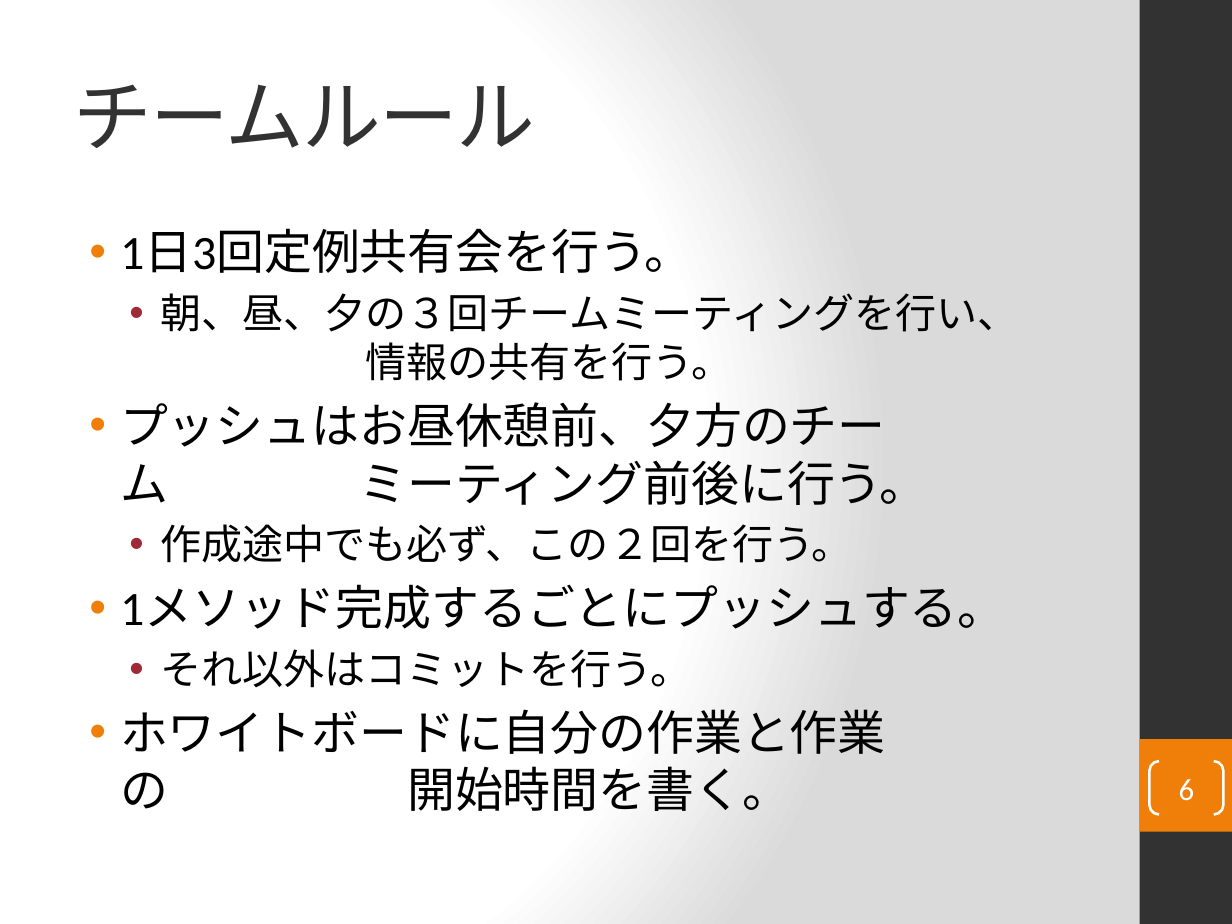
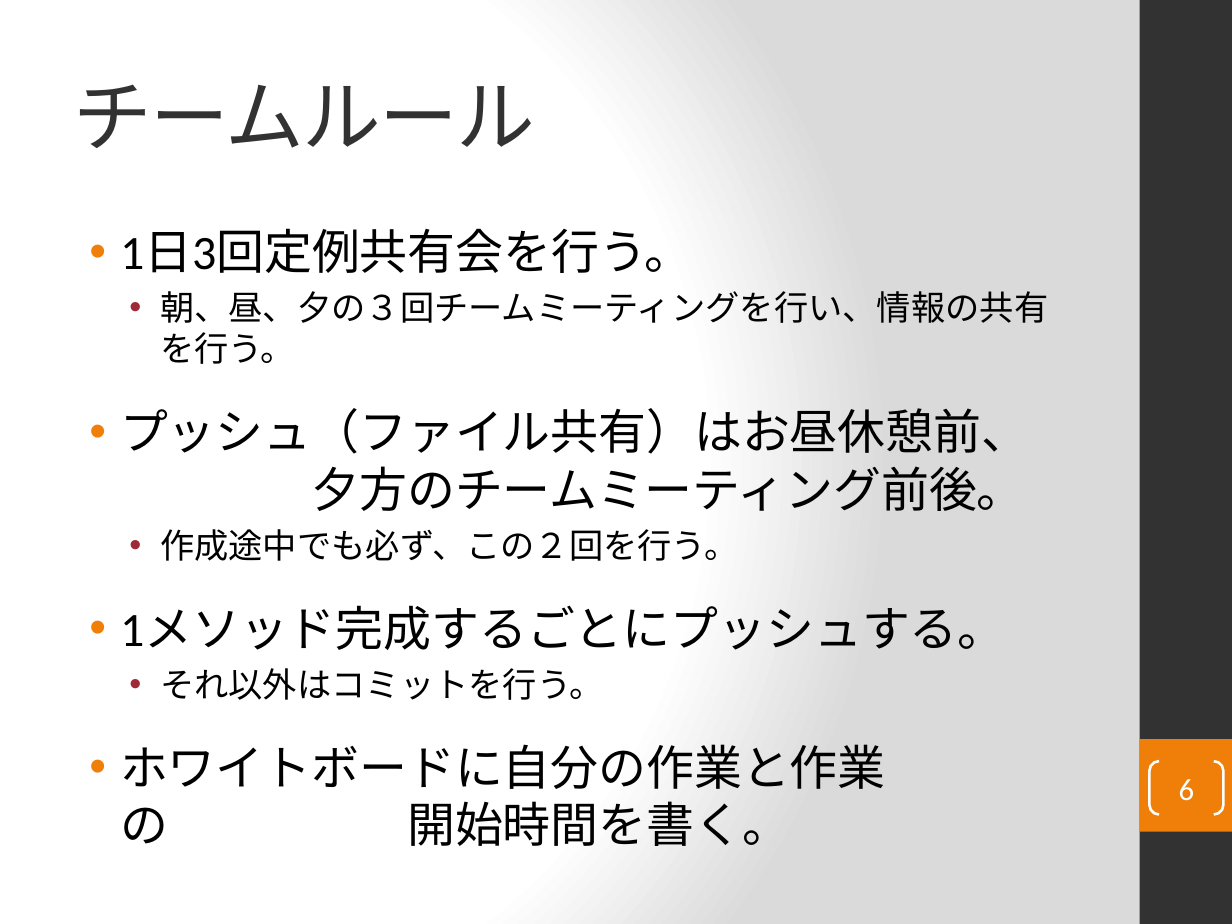
Before and after one commit to ChakaFlame/5_FGO, a slide deck: slide 6 of doc/unfinished/Presentation/5_fgoプレゼン資料.pptx. Drawn at 1232x924 pixels with LibreOffice and Linux fonts; fonts in the diff are those of the drawing. Boxes give left, top, right and bottom in pixels: in the first picture for what was removed or moved away, otherwise in the second. Text is boxed around its words. In the diff, an @@ line names an element or a change of style, - is before the commit and + after.

```diff
--- a/doc/unfinished/Presentation/5_fgoプレゼン資料.pptx
+++ b/doc/unfinished/Presentation/5_fgoプレゼン資料.pptx
@@ text at box(120, 291, 1048, 511): text changed; size 24 to 28 pt @@
-  • 朝、昼、夕の３回チームミーティングを行い、 情報の共有を行う。
-• プッシュはお昼休憩前、夕方のチーム ミーティング前後に行う。
+  • 朝、昼、夕の３回チームミーティングを行い、情報の共有を行う。
+• プッシュ（ファイル共有）はお昼休憩前、 夕方のチームミーティング前後。
@@ text at box(160, 529, 738, 700): size 24 to 20 pt in "作成途中でも必ず、この２回を行う。", "それ以外はコミットを行う。" @@
```
Also in this commit, not shown: 1 other slide changed.
